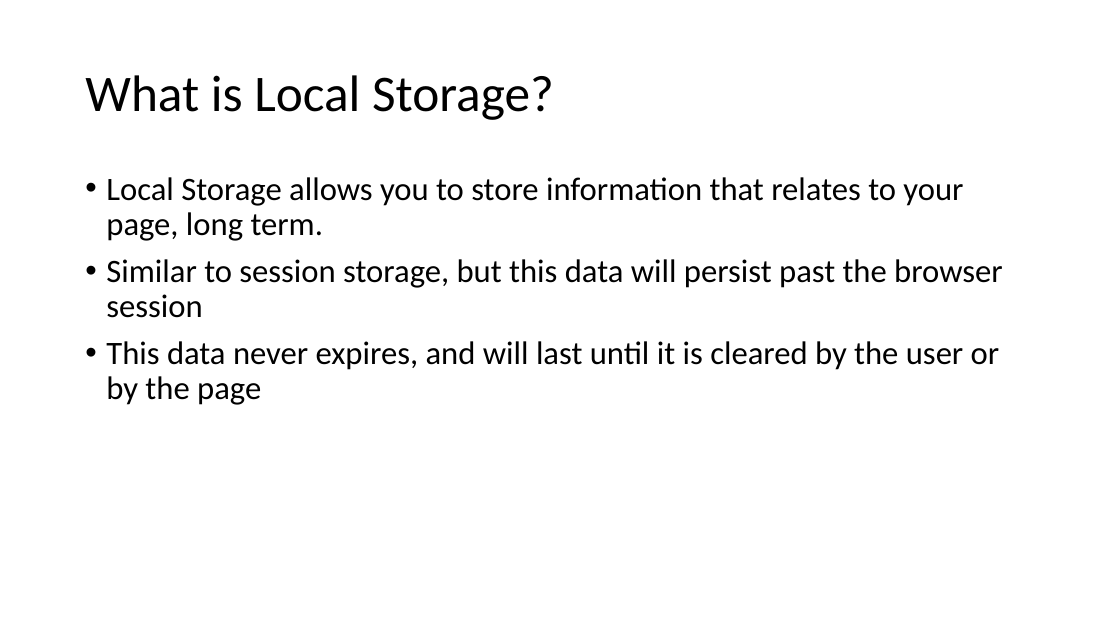
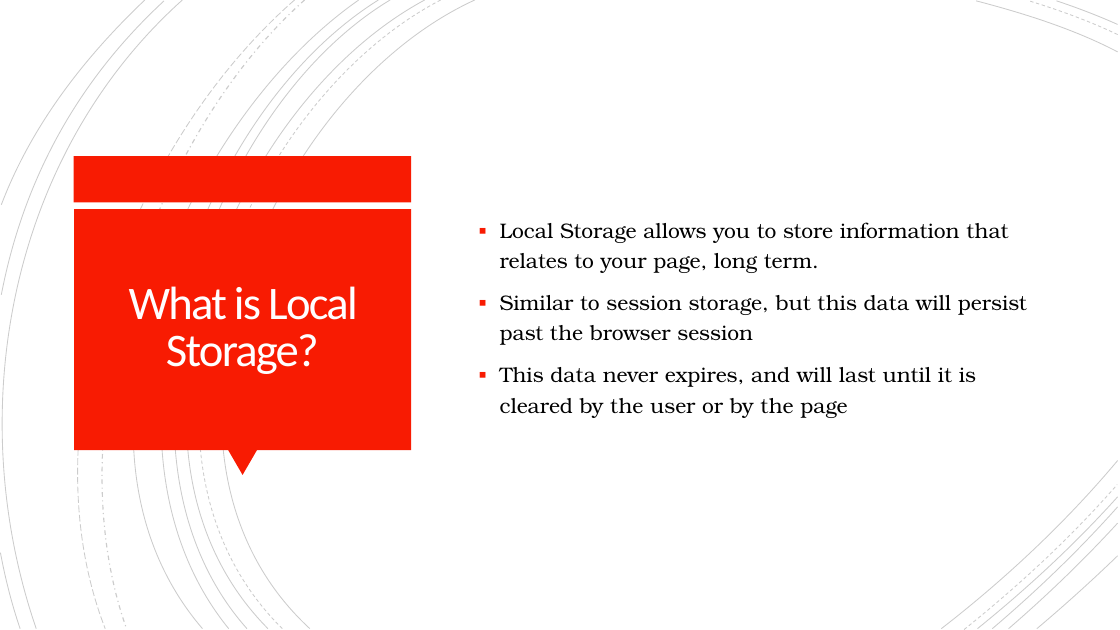
Before and after one commit to rdockstader/BYUI-CS, a slide deck: slide 2 of CIT261/05 Local Storage/Local Storage.pptx. Drawn at 1120x630 pixels with LibreOffice and Linux fonts; fonts in the diff are those of the drawing. Boxes give left, top, right and bottom in pixels: in the first picture for what was removed or moved away, otherwise in the second. Text is boxed around its words. In the diff, an @@ line names an element or a change of style, - is before the commit and + after.

Commit message:
add design to power point local storage

```diff
--- a/CIT261/05 Local Storage/Local Storage.pptx
+++ b/CIT261/05 Local Storage/Local Storage.pptx
@@ group added at [0,0,1118,630]: 21 freeform shapes @@
@@ text "Local Storage allows you to ...": place and size @@
-text "Local Storage allows you to ..." at [106,177,1002,405]
+text "Local Storage allows you to ..." at [500,222,1027,418]
@@ text "Local Storage allows you to ..." at [500,222,1027,418]: size 28 to 18 pt, font Calibri to TeX Gyre Bonum; bullet • to ▪; line spacing 0.9 to 1.2; vertical alignment top to middle @@
@@ rectangle added at [74,156,412,202], fill #F81B02 @@
@@ rectangle added at [74,209,411,450], fill #F81B02 @@
@@ title "What is Local Storage?": place and size @@
-title "What is Local Storage?" at [85,75,554,120]
+title "What is Local Storage?" at [129,286,357,374]
@@ title "What is Local Storage?" at [129,286,357,374]: size 44 to 40 pt, text colour #000000 to #FFFEFF, letter spacing 0 to -1.5 pt; alignment left to centre; line spacing 0.9 to 0.85 @@
@@ triangle added at [228,450,257,476], fill #F81B02 @@
```
Also in this commit, not shown: 5 other slides changed, 1 other file.
